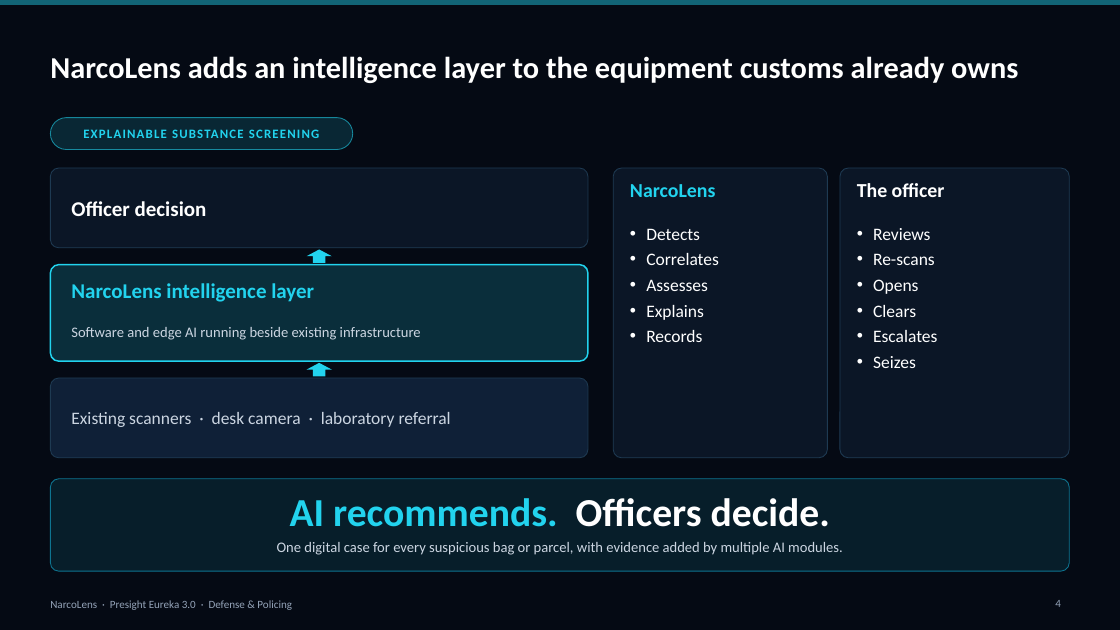
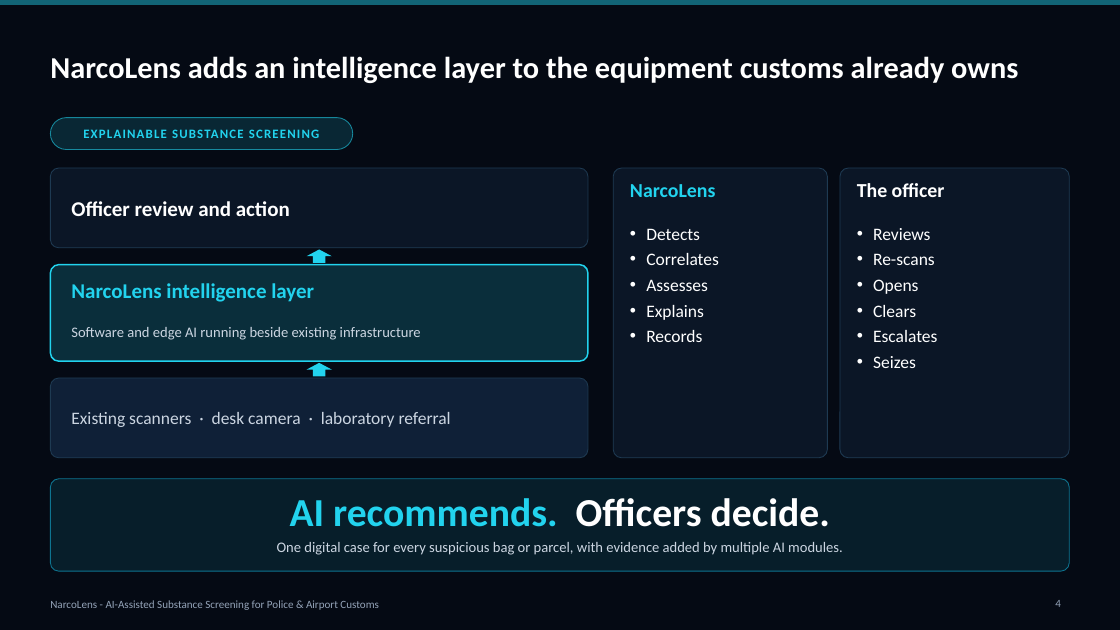
Before and after one commit to farahshaik14/narcolens-eureka, a slide deck: slide 4 of narcolens-pitch-deck.pptx. Drawn at 1120x630 pixels with LibreOffice and Linux fonts; fonts in the diff are those of the drawing. Boxes give left, top, right and bottom in pixels: in the first picture for what was removed or moved away, otherwise in the second. Text is boxed around its words. In the diff, an @@ line names an element or a change of style, - is before the commit and + after.

Commit message:
Pitch deck: new tagline, roles slide, wording and footer updates

```diff
--- a/narcolens-pitch-deck.pptx
+++ b/narcolens-pitch-deck.pptx
@@ text at [71,201,290,216]: text changed @@
-Officer decision
+Officer review and action
@@ text removed at [50,600,292,610] @@
-NarcoLens · Presight Eureka 3.0 · Defense & Policing
@@ text added at [50,600,378,610], 9.5 pt, text #94A3B8 @@
+NarcoLens - AI-Assisted Substance Screening for Police & Airport Customs
```
Also in this commit, not shown: 15 other slides changed, 1 slide added, 4 other files.
